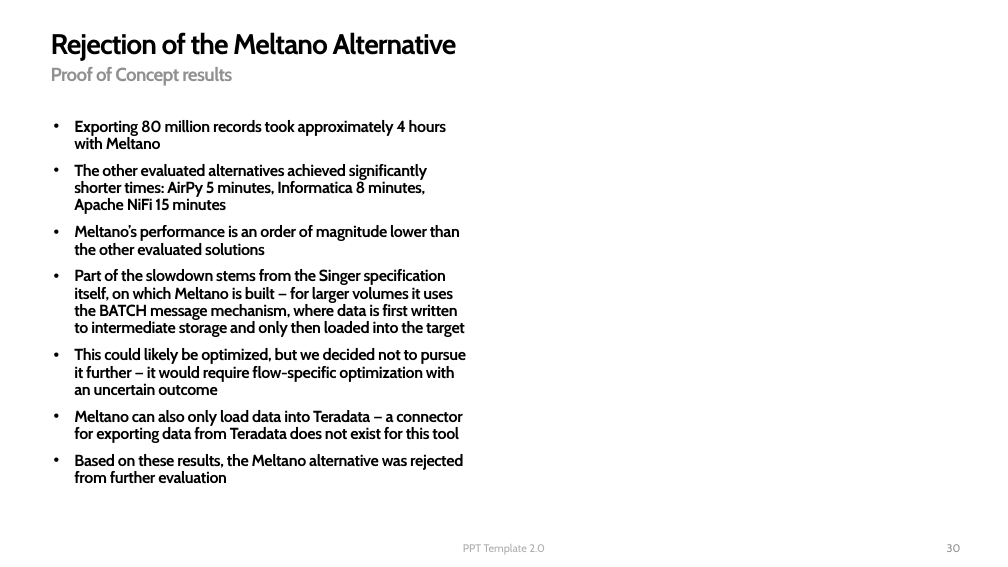
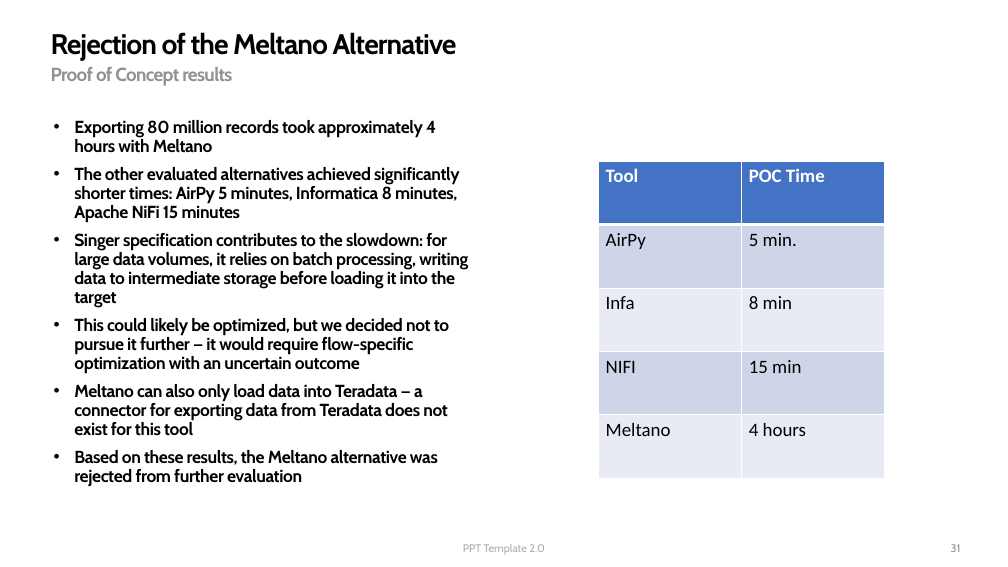
Before and after one commit to captjerzi-pixel/kb_jer, a slide deck: slide 31 of MiNiFi_pilot.pptx (slide 30 before the commit). Drawn at 1008x567 pixels with LibreOffice and Linux fonts; fonts in the diff are those of the drawing; background and template pictures are left out. Boxes give left, top, right and bottom in pixels: in the first picture for what was removed or moved away, otherwise in the second. Text is boxed around its words. In the diff, an @@ line names an element or a change of style, - is before the commit and + after.

```diff
--- a/MiNiFi_pilot.pptx
+++ b/MiNiFi_pilot.pptx
@@ text at [74, 120, 460, 487]: size 15.3 to 16.6 pt in "Exporting 80 million records took approximately 4 ...", "The other evaluated alternatives achieved significantly shor ...", "This could likely be optimized, but we ...", "Meltano can also only load data into ..." and 1 more places @@
@@ table added at [598, 161, 884, 479], 5 rows, 2 columns @@
+Tool | POC Time
+AirPy | 5 min.
+Infa | 8 min
+NIFI | 15 min
+Meltano | 4 hours
@@ text at [74, 233, 468, 307]: text changed; size 15.3 to 16.6 pt @@
-        • Meltano’s performance is an order of magnitude lower than the other evaluated solutions
-        • Part of the slowdown stems from the Singer specification itself, on which Meltano is built — for larger volumes it uses the BATCH message mechanism, where data is first written to intermediate storage and only then loaded into the target
+        • Singer specification contributes to the slowdown: for large data volumes, it relies on batch processing, writing data to intermediate storage before loading it into the target
@@ page number at [951, 544, 961, 552]: text changed @@
-30
+31
```
Also in this commit, not shown: 5 other slides changed, 4 other files.
